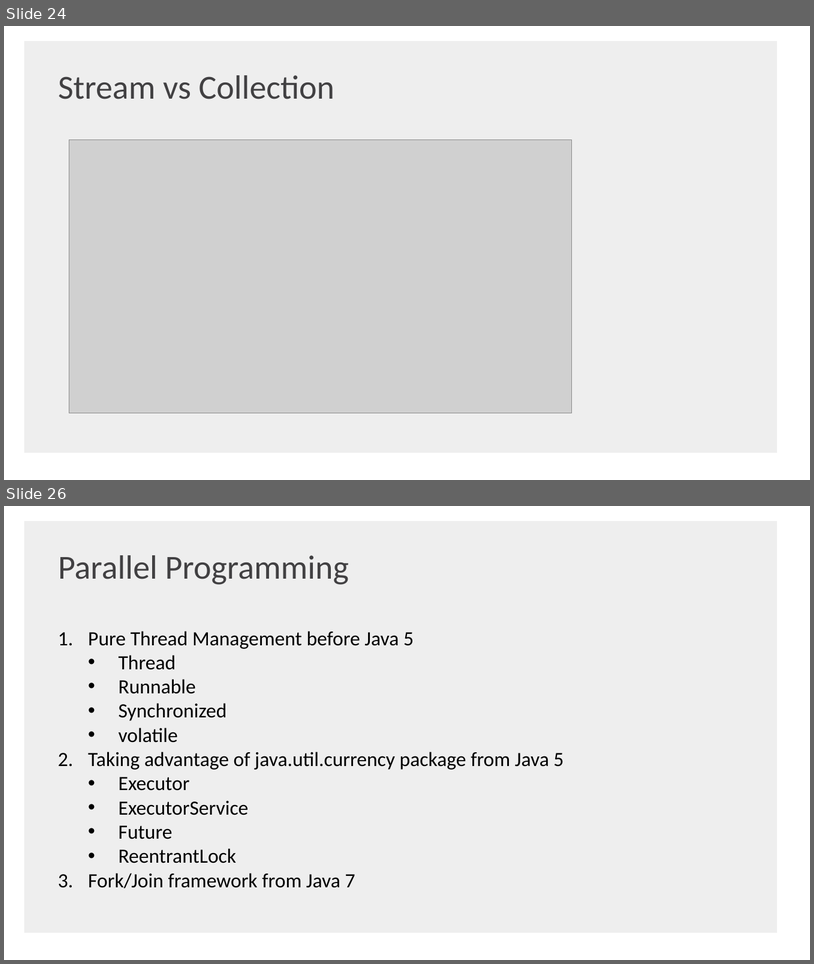
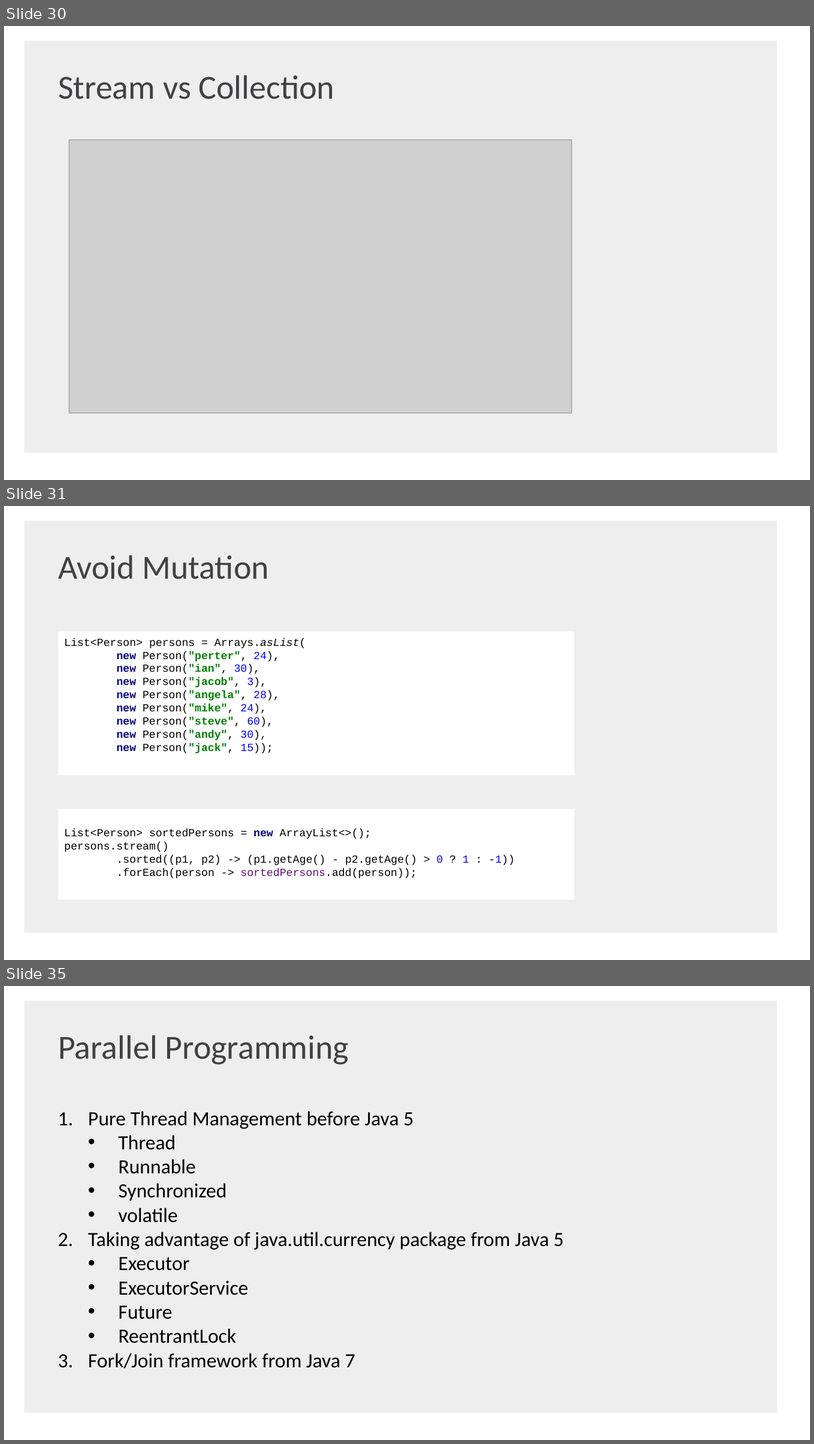
Before and after one commit to shaojie-xu-kp/Java8_lunch_learn, a slide deck: Java 8 & TDP.pptx. Shown one above the other, each under a label of ours: slides 24 and 26 before the commit, slides 30, 31 and 35 after it; the slides between them are not shown. The pictures are 814x964 and 814x1444 pixels, drawn with LibreOffice and Linux fonts; fonts in the diff are those of the drawing; grey boxes stand for pictures; background and template pictures are left out. Boxes give left, top, right and bottom in pixels: in the first picture for what was removed or moved away, otherwise in the second. Text is boxed around its words. In the diff, an @@ line names an element or a change of style, - is before the commit and + after.

```diff
--- a/Java 8 & TDP.pptx
+++ b/Java 8 & TDP.pptx
@@ slide 31 added at (4,506,810,960), background #FFFFFF; not listed: 1 template element that a slide beside it also shows @@
@@ text added at (58,555,269,579), 40 pt, text #414042 @@
+Avoid Mutation
@@ rectangle added at (59,631,575,775), fill #FFFFFF, 13 pt, text #000000 @@
+List<Person> persons = Arrays.asList(
+new Person("perter", 24),
+new Person("ian", 30),
+new Person("jacob", 3),
+new Person("angela", 28),
+new Person("mike", 24),
+new Person("steve", 60),
+new Person("andy", 30),
+new Person("jack", 15));
@@ rectangle added at (59,809,575,900), fill #FFFFFF, 13 pt, text #000000 @@
+List<Person> sortedPersons = new ArrayList<>();
+persons.stream()
+.sorted((p1, p2) -> (p1.getAge() - p2.getAge() > 0 ? 1 : -1))
+.forEach(person -> sortedPersons.add(person));
@@ what was slide 24 is now slide 30 @@
@@ what was slide 26 is now slide 35 @@
```
Also in this commit, not shown: 7 slides changed, 10 other slides added, 2 slides removed.
